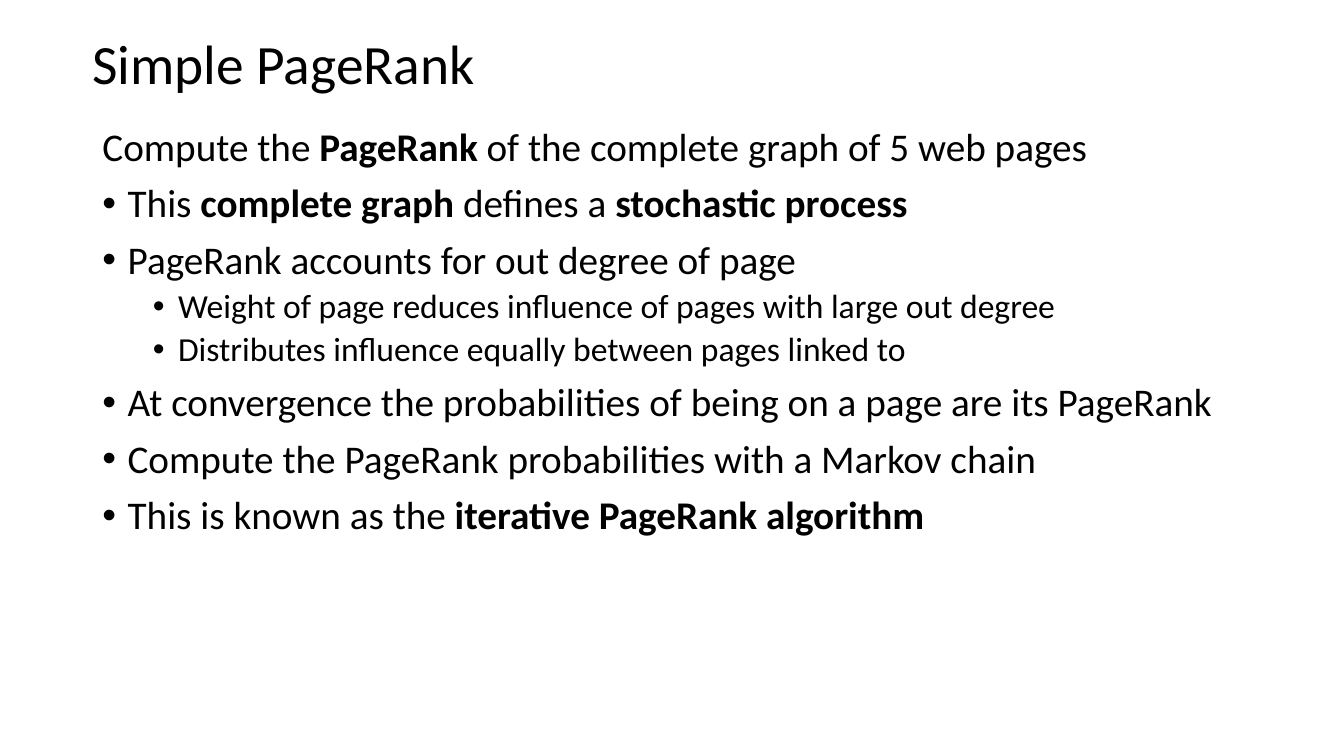
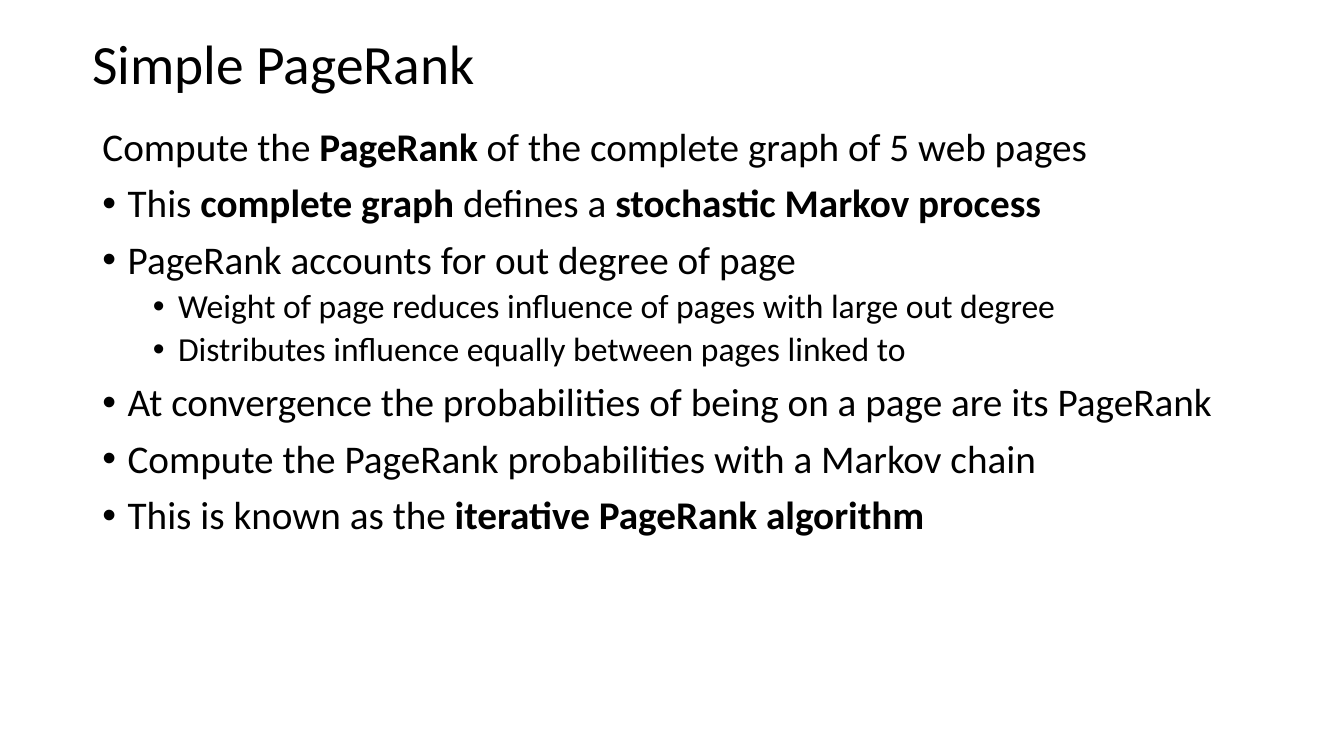
Before and after one commit to StephenElston/CSCI-E-108, a slide deck: slide 35 of slides/5_WebSearching.pptx (slide 33 before the commit). Drawn at 1344x756 pixels with LibreOffice and Linux fonts; fonts in the diff are those of the drawing. Boxes give left, top, right and bottom in pixels: in the first picture for what was removed or moved away, otherwise in the second. Text is boxed around its words. In the diff, an @@ line names an element or a change of style, - is before the commit and + after.

```diff
--- a/slides/5_WebSearching.pptx
+++ b/slides/5_WebSearching.pptx
@@ text at (128, 189, 1041, 224): text changed @@
-• This complete graph defines a stochastic process
+• This complete graph defines a stochastic Markov process
```
Also in this commit, not shown: 7 other slides changed, 3 slides added.
